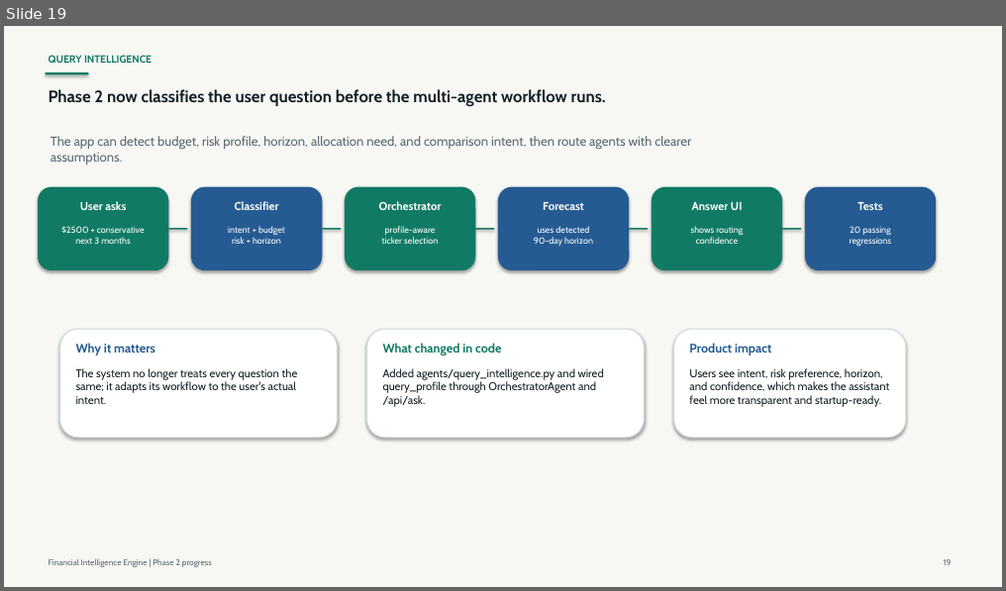
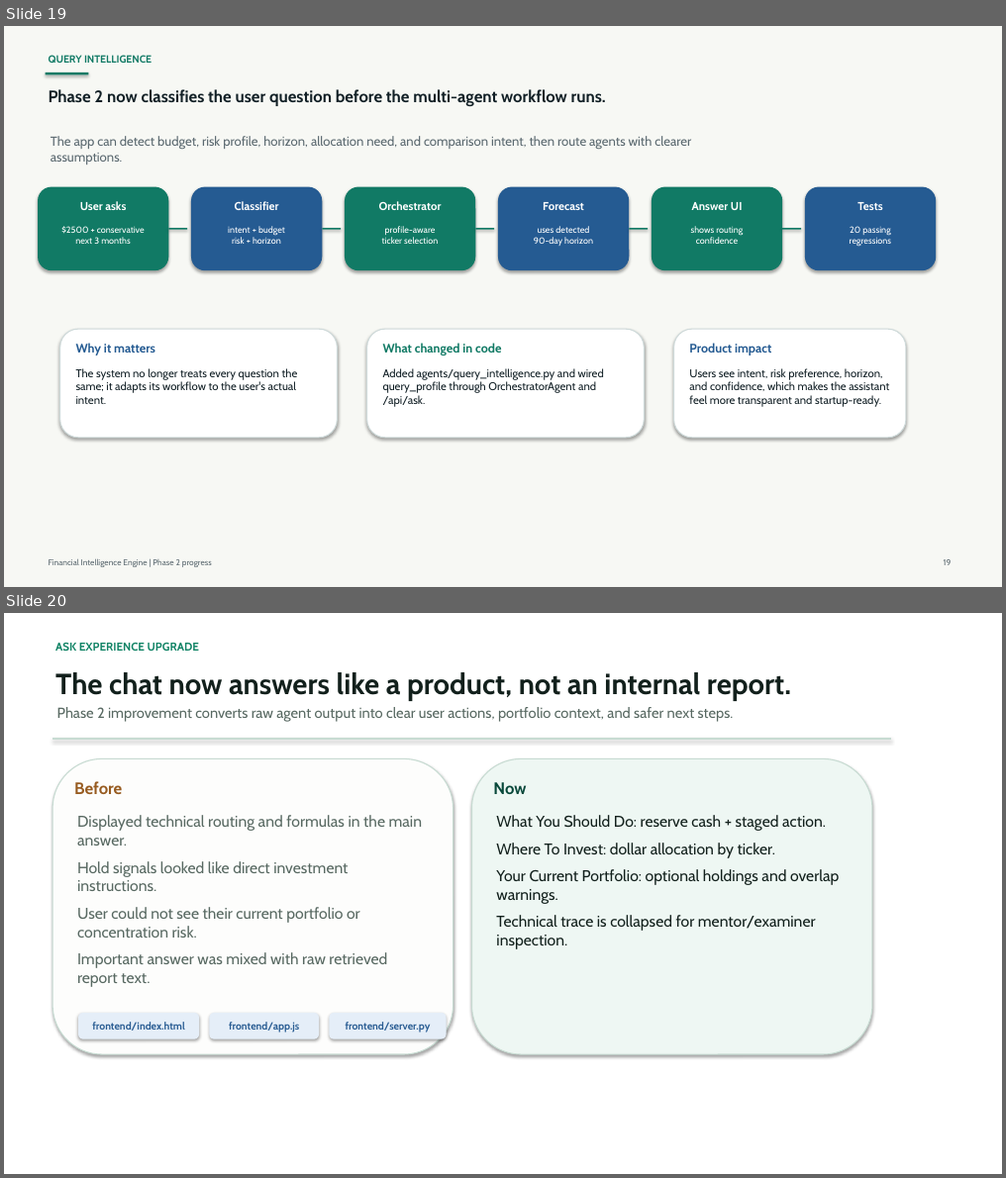
Before and after one commit to sumeetpanda-source/Financial_Intelligence_Engine, a slide deck: docs/Financial_Intelligence_Engine_Phase2_Review1_Mentor_Update.pptx. Shown one above the other, each under a label of ours: slide 19 before the commit, slides 19 and 20 after it. The pictures are 1006x591 and 1006x1178 pixels, drawn with LibreOffice and Linux fonts; fonts in the diff are those of the drawing. Boxes give left, top, right and bottom in pixels: in the first picture for what was removed or moved away, otherwise in the second. Text is boxed around its words. In the diff, an @@ line names an element or a change of style, - is before the commit and + after.

Commit message:
Add portfolio-aware ask UX and mentor slides

```diff
--- a/docs/Financial_Intelligence_Engine_Phase2_Review1_Mentor_Update.pptx
+++ b/docs/Financial_Intelligence_Engine_Phase2_Review1_Mentor_Update.pptx
@@ slide 20 added at (4,613,1002,1174), background #FFFFFF @@
@@ text added at (55,642,199,651), 11 pt, text #128466, bold @@
+ASK EXPERIENCE UPGRADE
@@ text added at (55,672,791,701), 28 pt, text #12201C, bold @@
+The chat now answers like a product, not an internal report.
@@ text added at (57,707,734,722), 14 pt, text #586962 @@
+Phase 2 improvement converts raw agent output into clear user actions, portfolio context, and safer next steps.
@@ rectangle added at (53,738,891,740), fill #C7DBD2, outline #C7DBD2 0.75 pt @@
@@ rounded rectangle added at (53,759,453,1055), fill #FDFDFC, outline #C7DBD2 1 pt @@
@@ rounded rectangle added at (472,759,872,1055), fill #EEF7F3, outline #C7DBD2 1 pt @@
@@ text added at (74,781,122,794), 16 pt, text #975B20, bold @@
+Before
@@ text added at (493,782,526,794), 16 pt, text #08483A, bold @@
+Now
@@ text added at (77,815,423,987), 15 pt, text #586962 @@
+Displayed technical routing and formulas in the main answer.
+Hold signals looked like direct investment instructions.
+User could not see their current portfolio or concentration risk.
+Important answer was mixed with raw retrieved report text.
@@ text added at (496,815,839,950), 15 pt, text #12201C @@
+What You Should Do: reserve cash + staged action.
+Where To Invest: dollar allocation by ticker.
+Your Current Portfolio: optional holdings and overlap warnings.
+Technical trace is collapsed for mentor/examiner inspection.
@@ rounded rectangle added at (79,1014,199,1039), fill #E5EEF8, outline #E5EEF8 1 pt @@
@@ text added at (92,1022,184,1031), 10 pt, text #2B5E94, bold @@
+frontend/index.html
@@ rounded rectangle added at (210,1014,319,1039), fill #E5EEF8, outline #E5EEF8 1 pt @@
@@ text added at (229,1022,299,1033), 10 pt, text #2B5E94, bold @@
+frontend/app.js
@@ rounded rectangle added at (330,1014,446,1039), fill #E5EEF8, outline #E5EEF8 1 pt @@
@@ text added at (346,1022,431,1033), 10 pt, text #2B5E94, bold @@
+frontend/server.py
```
Also in this commit, not shown: 1 other slide added, 6 other files.
